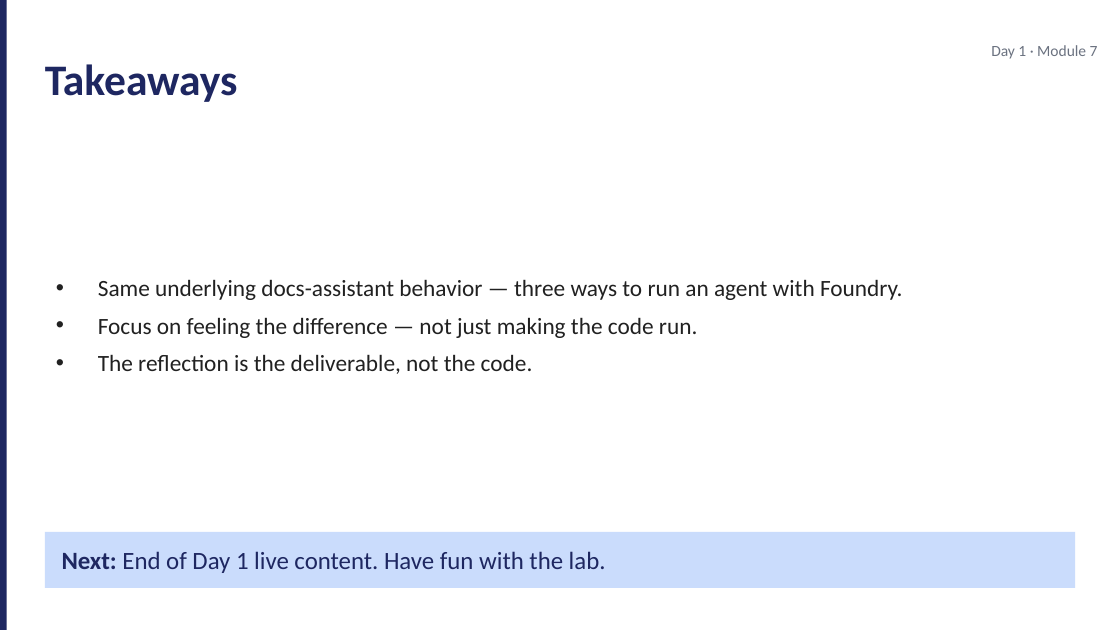
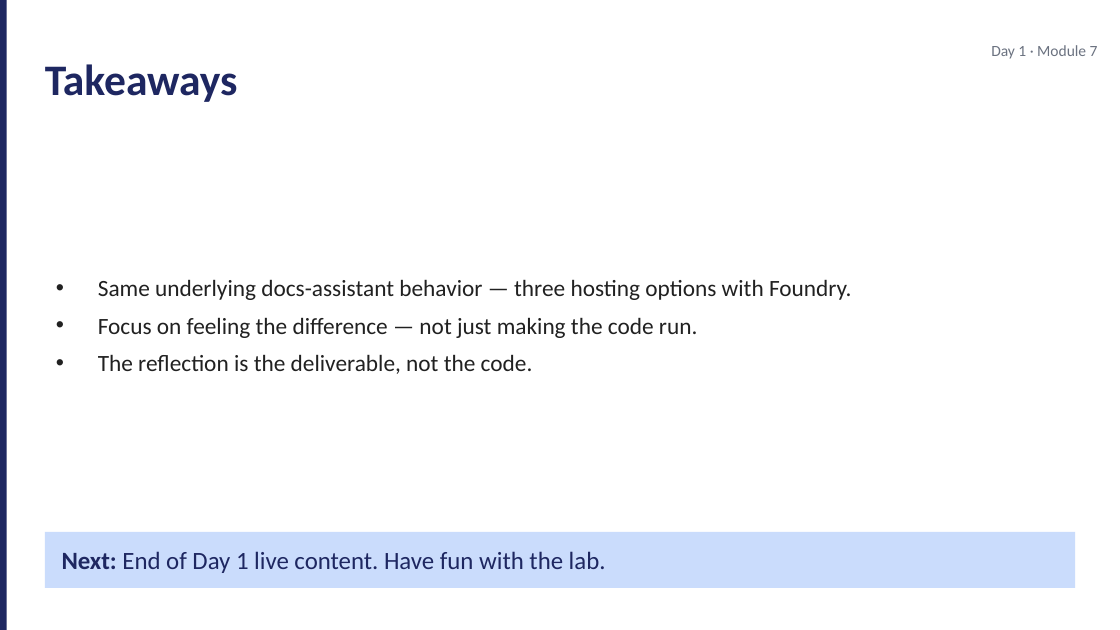
Before and after one commit to JimPiquant/Building-AI-Apps-and-Agents, a slide deck: slide 9 of decks/day1/module-7-lab-kickoff.pptx. Drawn at 1120x630 pixels with LibreOffice and Linux fonts; fonts in the diff are those of the drawing. Boxes give left, top, right and bottom in pixels: in the first picture for what was removed or moved away, otherwise in the second. Text is boxed around its words. In the diff, an @@ line names an element or a change of style, - is before the commit and + after.

```diff
--- a/decks/day1/module-7-lab-kickoff.pptx
+++ b/decks/day1/module-7-lab-kickoff.pptx
@@ text at (x1=98, y1=279, x2=852, y2=300): text changed @@
-• Same underlying docs-assistant behavior — three ways to run an agent with Foundry.
+• Same underlying docs-assistant behavior — three hosting options with Foundry.
```
Also in this commit, not shown: 4 other slides changed, 22 other files.
